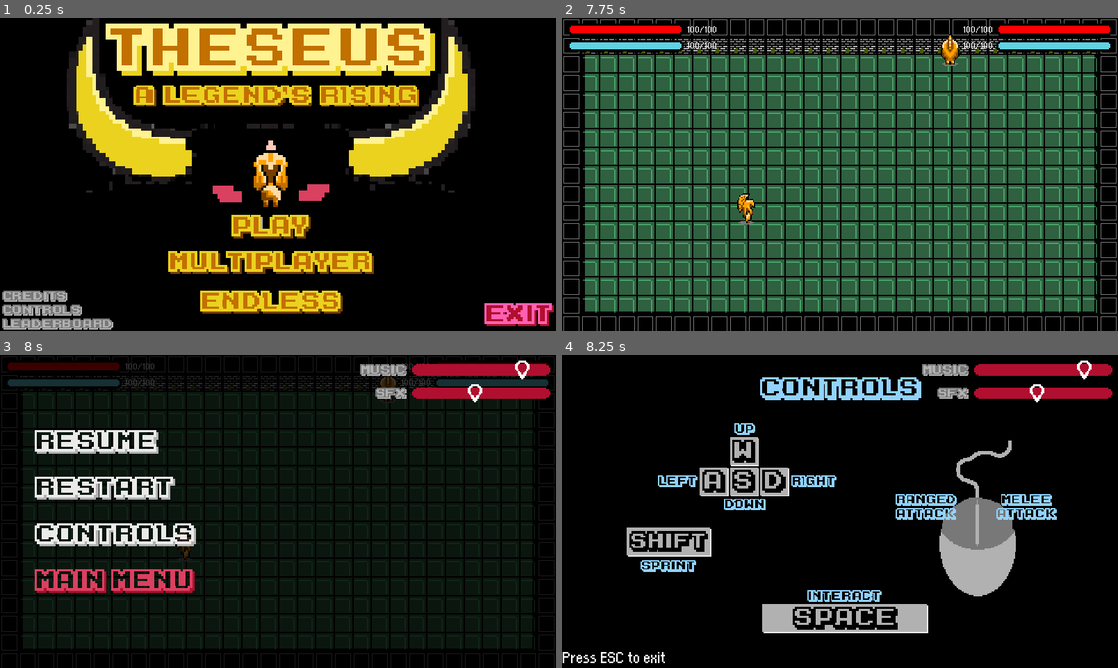
Above: before the commit, frames 1-4 (two rows, left to right).
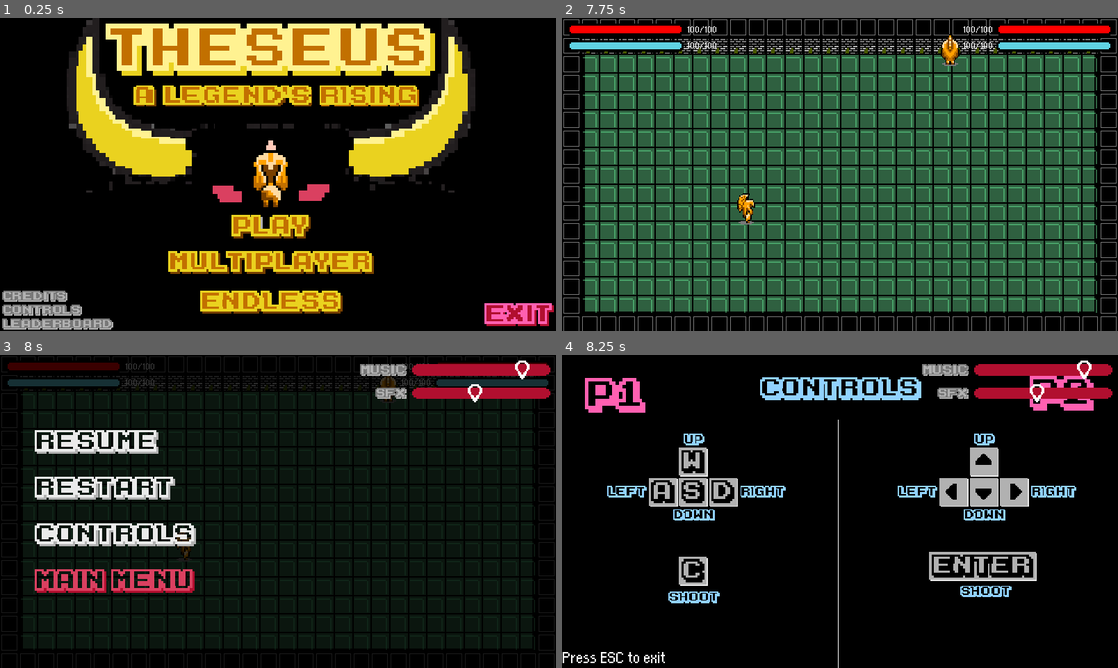
Above: after the commit, the same moments.

Repository: jonathanlin0/Theseus
Game: Godot game, scene res://Menu/Title_Screen.tscn
Same seed, same stepped clock (60 frames per second), same inputs: the game is played once before the commit and once after it. Sound files missing from this copy of the repository are replaced by a short silence.
Inputs (mouse positions are in pixels of both pictures, inside the frame that each line leads up to):
- Up to frame 1 (0.25 s): no input
- Up to frame 2 (7.75 s): click (606, 309) at 0.5 s; tap Enter at 1.25 s; move the mouse to (962, 158) at 1.27 s; hold Up (ui_up) 1.28-2 s; click (962, 158) at 1.35 s; tap Keypad Enter (ui_accept) at 1.52, 5, 5.27, 5.75, 6.77, 7.25, 7.52 s; click (834, 262) at 2 s; click (834, 227) at 2.75 s; click (834, 227) at 3.5 s; click (840, 215) at 4.25 s; move the mouse to (728, 190) at 5.02 s; tap Shift at 5.1, 6.6 s; move the mouse to (895, 105) at 5.77 s; hold Up (ui_up) 5.78-7.28 s; click (895, 105) at 5.85 s; move the mouse to (812, 237) at 6.52 s; click (812, 237) at 6.67 s; move the mouse to (1006, 221) at 7.27 s; click (1006, 221) at 7.35 s
- Up to frame 3 (8 s): tap Escape (ui_cancel) at 7.9 s
- Up to frame 4 (8.25 s): click (678, 533) at 8 s

Frames 1-3 are identical in both runs. In frame 4, 14% of the frame differs, in the area x 0-96%, y 6-100%.

Commit message:
Local Multiplayer Controls

Diff:
--- a/Theseus/Misc/Pause.gd
+++ b/Theseus/Misc/Pause.gd
@@ -17,6 +17,7 @@
 	if event.is_action_pressed("ui_cancel") and showing_controls == true:
 		showing_controls = false
 		$Controls.visible = false
+		$Multiplayer_Controls.visible = false
 
 func pause():
 	var new_pause_state = not get_tree().paused
@@ -54,7 +55,10 @@
 
 func _on_Controls_pressed():
 	showing_controls = true
-	$Controls.visible = true
+	if get_tree().get_current_scene().name == "Multiplayer":
+		$Multiplayer_Controls.visible = true
+	else:
+		$Controls.visible = true
 
 func _on_MasterVolume_value_changed(value):
 	AudioServer.set_bus_volume_db(AudioServer.get_bus_index("Master"), linear2db(value))
--- a/Theseus/Misc/Pause.tscn
+++ b/Theseus/Misc/Pause.tscn
@@ -15,8 +15,12 @@
 [ext_resource path="res://Misc/Sprites/pause_menu_sfx_label.png" type="Texture" id=13]
 [ext_resource path="res://Misc/Sprites/rain_drop.png" type="Texture" id=14]
 [ext_resource path="res://Misc/Sprites/dark_red_bar.png" type="Texture" id=15]
+[ext_resource path="res://Misc/Sprites/controls_2player.png" type="Texture" id=16]
 
 [sub_resource type="DynamicFont" id=1]
+font_data = ExtResource( 7 )
+
+[sub_resource type="DynamicFont" id=8]
 font_data = ExtResource( 7 )
 
 [sub_resource type="StyleBoxTexture" id=2]
@@ -115,22 +119,25 @@
 margin_bottom = 270.0
 custom_fonts/font = SubResource( 1 )
 text = "Press ESC to exit"
+__meta__ = {
+"_edit_use_anchors_": false
+}
 
-[node name="Label" type="Label" parent="Pause/Controls"]
+[node name="Multiplayer_Controls" type="TextureRect" parent="Pause"]
+visible = false
+margin_right = 40.0
+margin_bottom = 40.0
+texture = ExtResource( 16 )
+__meta__ = {
+"_edit_use_anchors_": false
+}
+
+[node name="Label" type="Label" parent="Pause/Multiplayer_Controls"]
 margin_top = 250.0
 margin_right = 106.0
 margin_bottom = 270.0
-custom_fonts/font = SubResource( 1 )
+custom_fonts/font = SubResource( 8 )
 text = "Press ESC to exit"
-
-[node name="Controls" type="TextureRect" parent="Pause"]
-visible = false
-margin_right = 40.0
-margin_bottom = 40.0
-texture = ExtResource( 6 )
-__meta__ = {
-"_edit_use_anchors_": false
-}
 
 [node name="MusicSlider" type="HSlider" parent="Pause"]
 margin_left = 356.0
Not shown: 1 places in Theseus/Misc/Pause.tscn that only renumber resources
Binary file added: Theseus/Misc/Sprites/controls_2player.png
Not shown, added: Theseus/Misc/Sprites/controls_2player.png.import
Not shown, changed: Theseus.dmg
Not shown, changed: Theseus.pck
Not shown, changed: Theseus/.DS_Store
Not shown, changed: Theseus/Misc/.DS_Store
